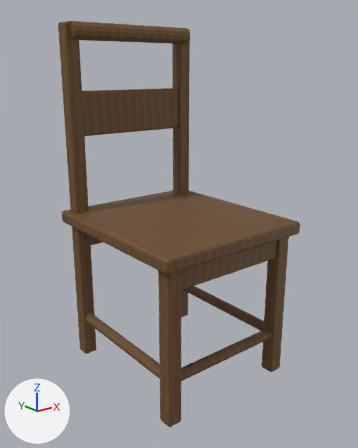
One commit to the FBX model Assets/_Game/Art/Environment/FUR_WoodChair.fbx: the scene before it, then after it.
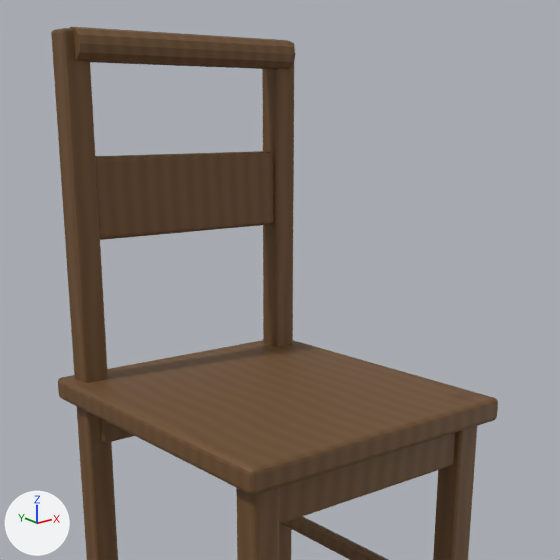
Old and new are each drawn whole from a 50 mm lens placed at (-0.816, -1.031, 0.837), pointed at (-0.003, -0.016, 0.431) and again close up on the part from 8% to 93% of the width and 1% to 69% of the height. The lights are fixed; the arrows at lower left show +X, +Y and +Z. The older version's two pictures come first. Where no turn or scale is listed for an object, it has been applied to the vertices.

In view in the first close-up: 'FUR_WoodChair'.
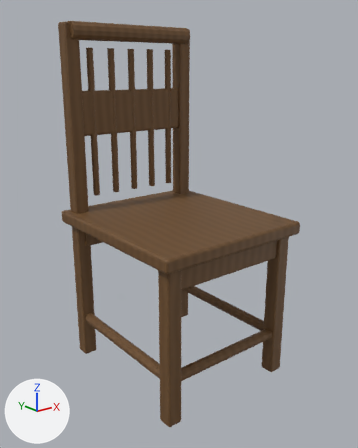
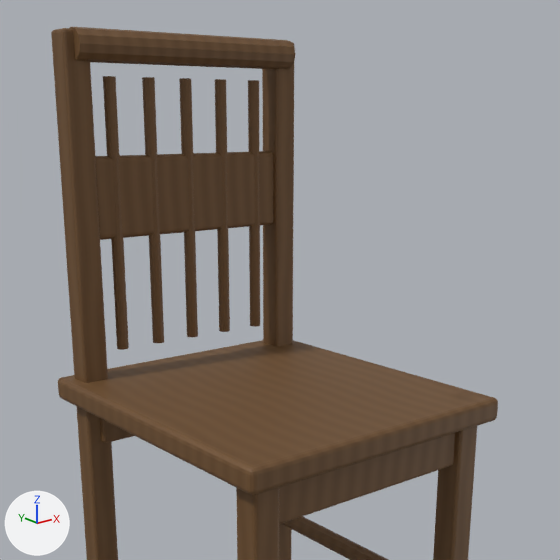
Diff of the bpy script that builds the scene:
```diff
--- a/Assets/_Game/Art/Environment/FUR_WoodChair.fbx.py
+++ b/Assets/_Game/Art/Environment/FUR_WoodChair.fbx.py
@@ me_cube @@
 # used by ob_fur_woodchair; location = (0.0, 0.0, 0.0)
-me_cube.from_pydata(...)  # 852 vertices, 834 faces; spans x -0.225..0.225, y -0.25..0.25, z 0.0..0.952
+me_cube.from_pydata(...)  # 972 vertices, 904 faces; spans x -0.225..0.225, y -0.25..0.25, z 0.0..0.952
+# me_cube part 1: a new loose piece, a 12-sided cylinder along z spanning x -0.139..-0.121, y 0.196..0.214, z 0.49..0.89, in mat_mat_wood_worn
+# me_cube part 2: a new loose piece, a 12-sided cylinder along z spanning x -0.074..-0.056, y 0.196..0.214, z 0.49..0.89, in mat_mat_wood_worn
+# me_cube part 3: a new loose piece, a 12-sided cylinder along z spanning x -0.009..0.009, y 0.196..0.214, z 0.49..0.89, in mat_mat_wood_worn
+# me_cube part 4: a new loose piece, a 12-sided cylinder along z spanning x 0.056..0.074, y 0.196..0.214, z 0.49..0.89, in mat_mat_wood_worn
+# me_cube part 5: a new loose piece, a 12-sided cylinder along z spanning x 0.121..0.139, y 0.196..0.214, z 0.49..0.89, in mat_mat_wood_worn
 me_cube.materials.append(mat_mat_wood_worn)
```

Where the change shows, as pixel boxes [x1, y1, x2, y2] in the close-ups (560 x 560 px):
part 1 of me_cube, added (brown): after [103, 76, 129, 350]
part 2 of me_cube, added (brown): after [142, 77, 164, 343]
part 3 of me_cube, added (brown): after [179, 78, 198, 337]
part 4 of me_cube, added (brown): after [215, 79, 230, 332]
part 5 of me_cube, added (brown): after [248, 80, 260, 327]
